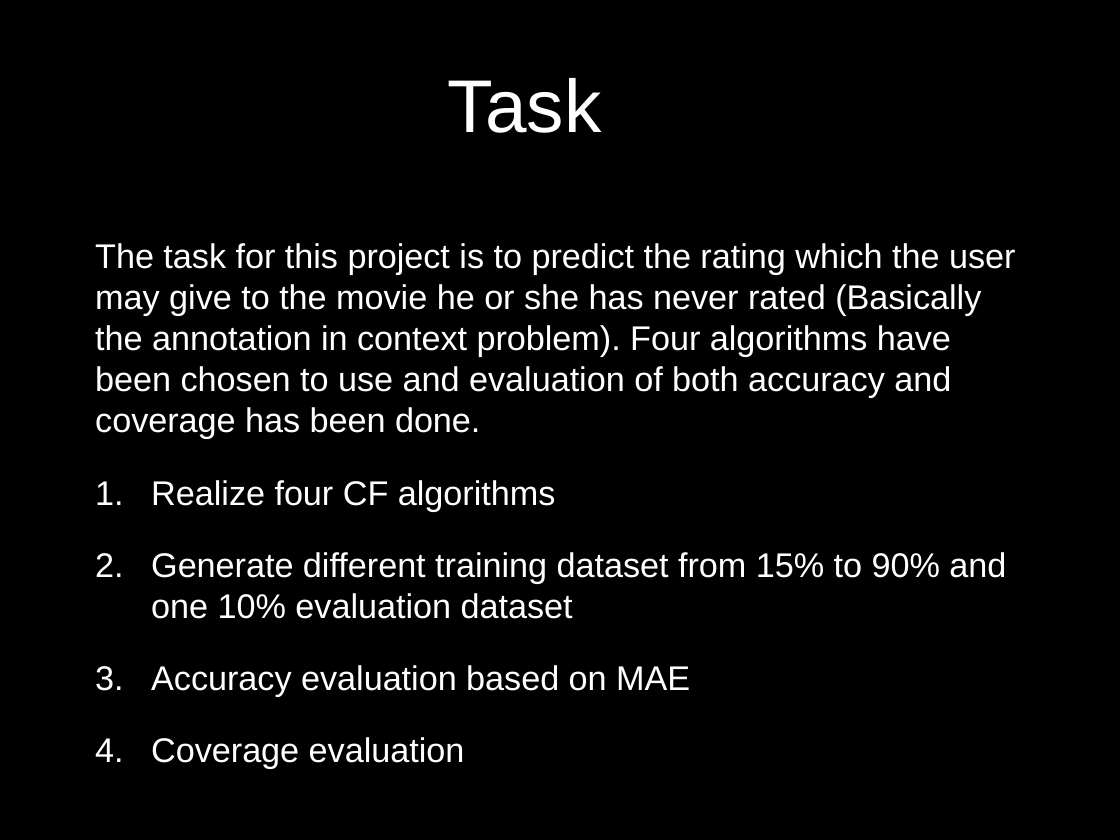
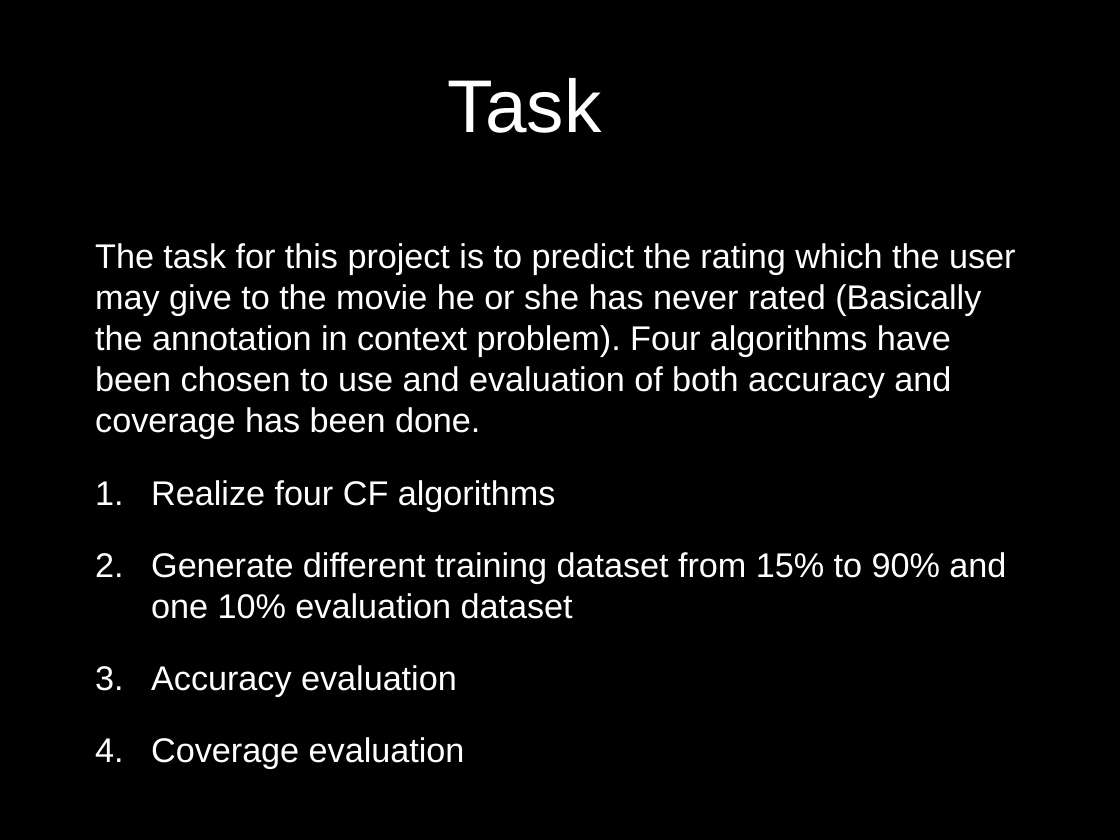
Before and after one commit to UCSBGauchos/MAE-data, a slide deck: slide 16 of Final Presentation.pptx (slide 11 before the commit). Drawn at 1120x840 pixels with LibreOffice and Linux fonts; fonts in the diff are those of the drawing; background and template pictures are left out. Boxes give left, top, right and bottom in pixels: in the first picture for what was removed or moved away, otherwise in the second. Text is boxed around its words. In the diff, an @@ line names an element or a change of style, - is before the commit and + after.

```diff
--- a/Final Presentation.pptx
+++ b/Final Presentation.pptx
@@ text at (151,665,457,697): text changed @@
-3. Accuracy evaluation based on MAE
+3. Accuracy evaluation
```
Also in this commit, not shown: 10 other slides changed, 8 slides added.
